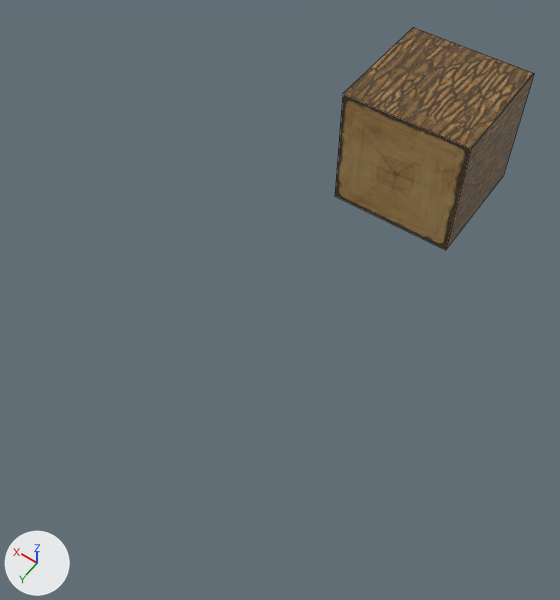
The Blender file proiect_GKS/models/oak_log/oak_log.blend as it was, and as the next commit left it.
Rendered twice from a 50 mm camera at (-3.53, 8.86, 7.83) aimed at (0.18, 3.66, -0.34). Lighting does not change. The marker at lower left points along +X, +Y and +Z. Mesh edges are drawn as thin lines.
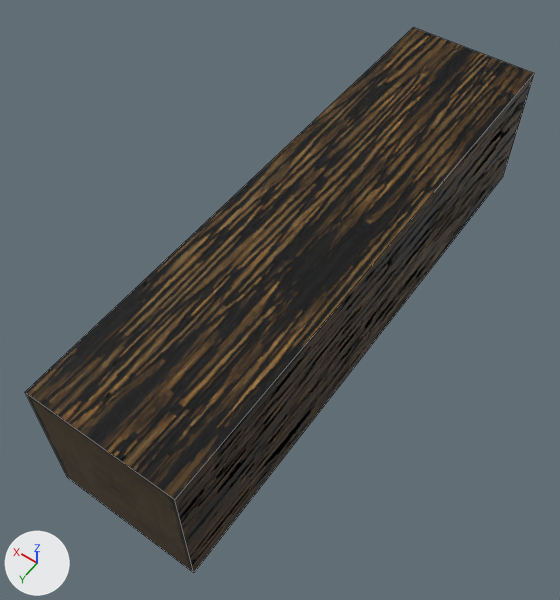
The newer file is also rescaled (x0.25), turned or shifted as a whole; pictures and numbers use the older file's frame.

What differs and where, as boxes (x1, y1, x2, y2) in the pictures (560 x 600 px):
```json
{"object": "Cube", "change": "reshaped", "before": [335, 27, 534, 250], "after": [26, 27, 534, 572], "on screen": "154% wider, 144% taller"}
{"object": "Cube.002", "change": "added", "after": [25, 392, 194, 573]}
```

Edits to the scene script, one JSON object a line:
```json
{"op": "add", "block": "img_oak_log_n_png", "code": ["img_oak_log_n_png = load_image('oak_log_n.png', 'oak_log_n.png', 128, 128, 'sRGB')"]}
{"op": "add", "block": "img_oak_log_top_n_png", "code": ["img_oak_log_top_n_png = load_image('oak_log_top_n.png', 'oak_log_top_n.png', 128, 128, 'sRGB')"]}
{"op": "add", "block": "mat_material_001", "code": ["mat_material_001 = bpy.data.materials.new('Material.001')", "# uses the picture img_oak_log_n_png", "# uses the picture img_oak_log_png"]}
{"op": "add", "block": "mat_material", "code": ["mat_material = bpy.data.materials.new('Material')", "# uses the picture img_oak_log_top_n_png", "# uses the picture img_oak_log_top_png"]}
{"block": "me_cube", "where": "# used by ob_cube; location = (0.0, 0.0, 0.0)"}
{"op": "remove", "block": "me_cube", "code": "me_cube.from_pydata(...)  # 8 vertices, 6 faces; spans x -1.0..1.0, y -1.0..1.0, z -1.0..1.0"}
{"op": "remove", "block": "me_cube", "code": "me_cube.materials.append(mat_log_side)  # picture img_oak_log_png"}
{"op": "remove", "block": "me_cube", "code": "me_cube.materials.append(mat_log_top)  # picture img_oak_log_top_png"}
{"op": "add", "block": "me_cube", "code": "me_cube.from_pydata(...)  # 8 vertices, 4 faces; spans x -1.0..1.0, y -1.0..7.0, z -1.0..1.0"}
{"block": "me_cube", "change": "me_cube part 1"}
{"block": "me_cube", "change": "4 vertices are removed from x -1.0..1.0, y 1.0, z -1.0..1.0"}
{"block": "me_cube", "change": "6 faces are deleted"}
{"block": "me_cube", "change": "4 vertices are added at (-1.0, 7.0, -1.0), (-1.0, 7.0, 1.0), (1.0, 7.0, -1.0), (1.0, 7.0, 1.0)"}
{"block": "me_cube", "change": "4 new faces join them"}
{"op": "add", "block": "me_cube", "code": "me_cube.materials.append(mat_material_001)"}
{"op": "add", "block": "me_cube_004", "code": ["me_cube_004 = bpy.data.meshes.new('Cube.004')", "me_cube_004.from_pydata(...)  # 4 vertices, 1 face; spans x -1.0..1.0, y 1.0, z -1.0..1.0", "me_cube_004.materials.append(mat_material)"]}
{"op": "add", "block": "ob_cube_002", "code": ["ob_cube_002 = bpy.data.objects.new('Cube.002', me_cube_004)", "ob_cube_002.location = (0.0, 3.0, 0.0)", "ob_cube_002.scale = (1.0, 4.0, 1.0)"]}
```
